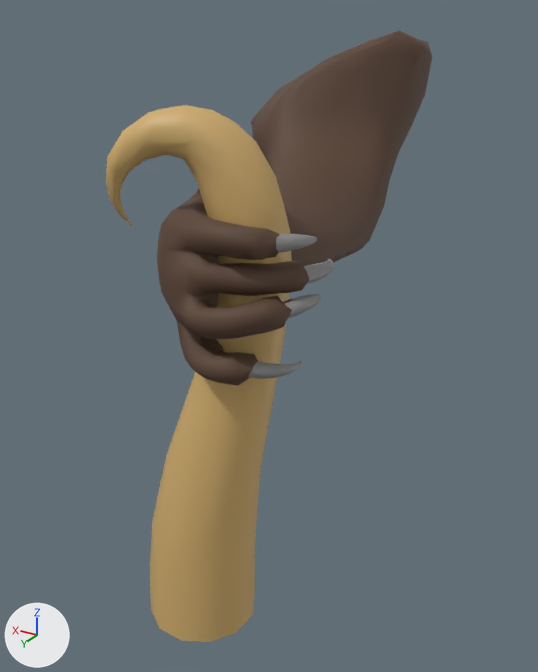
What one commit did to the FBX model Assets/_Models/ratHand.fbx.
Both versions are drawn from a 50 mm camera at (-1.13, 2.06, 0.88) aimed at (0.47, -0.61, -0.46). Lighting does not change. The marker at lower left points along +X, +Y and +Z.

Before the edit, the objects in view are built like this:
```python
me_mesh_0 = bpy.data.meshes.new('Mesh_0')
me_mesh_0.from_pydata(...)  # 994 vertices, 1889 faces; spans x -0.19..0.97, y -2.06..0.48, z -0.14..0.81
# faces by material slot: [1358, 531]
me_mesh_0.materials.append(mat_fur)  # brown #5b4434
me_mesh_0.materials.append(mat_claw)  # grey #8d8d8d
me_nurbspath = bpy.data.meshes.new('NurbsPath')
me_nurbspath.from_pydata(...)  # 196 vertices, 308 faces; spans x -0.07..0.46, y 0.07..0.47, z -1.2..0.64
me_nurbspath.materials.append(mat_hair)  # orange #d0ad6e
ob_mouse_1 = bpy.data.objects.new('mouse.1', me_mesh_0)
ob_mouse_1.location = (0.0, 0.0, 0.0)
ob_nurbspath = bpy.data.objects.new('NurbsPath', me_nurbspath)
ob_nurbspath.location = (0.0, 0.0, 0.0)
```
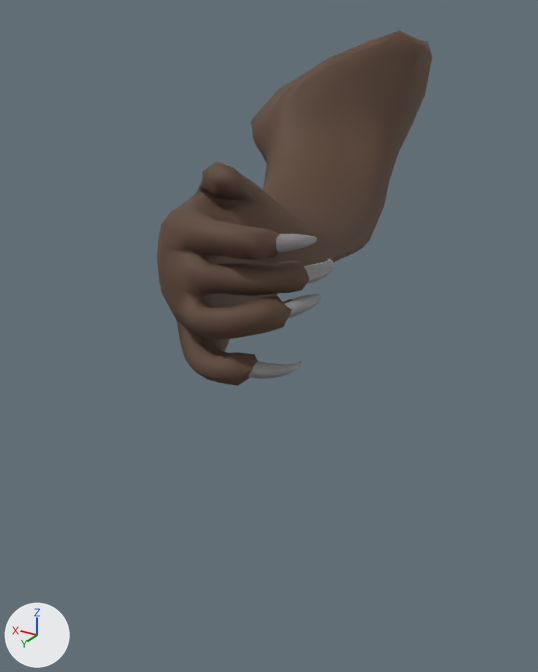
The edits, one by one:
Object 'NurbsPath' (ob_nurbspath) is deleted.

Location of each change, (x1, y1, x2, y2) in pixels of the pictures (538 x 672 px):
'NurbsPath', deleted
    before: (106, 105, 292, 642)
